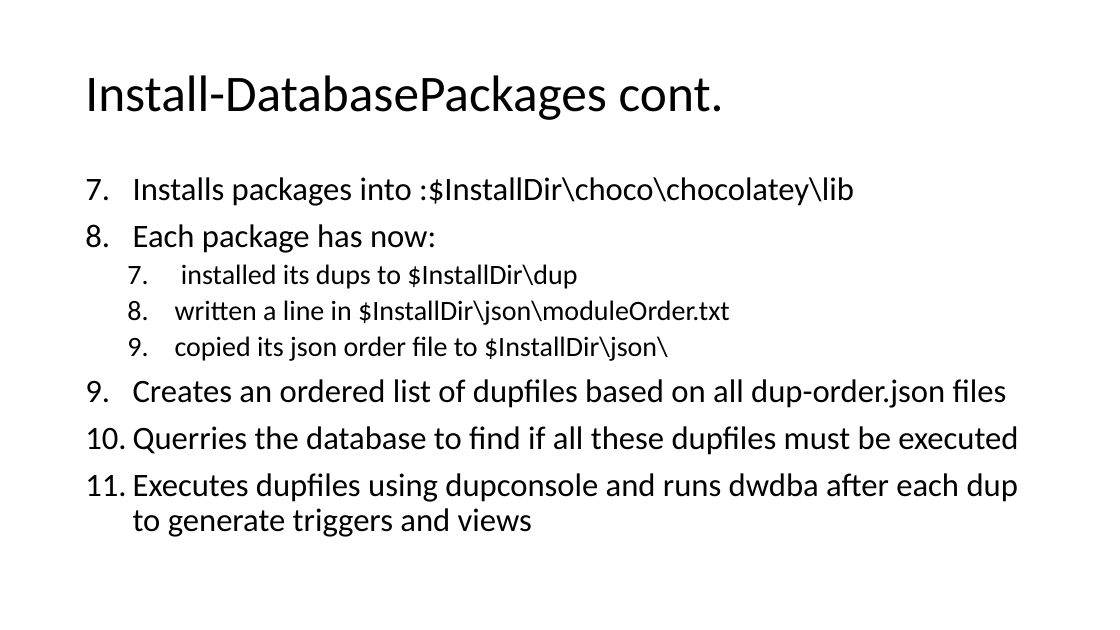
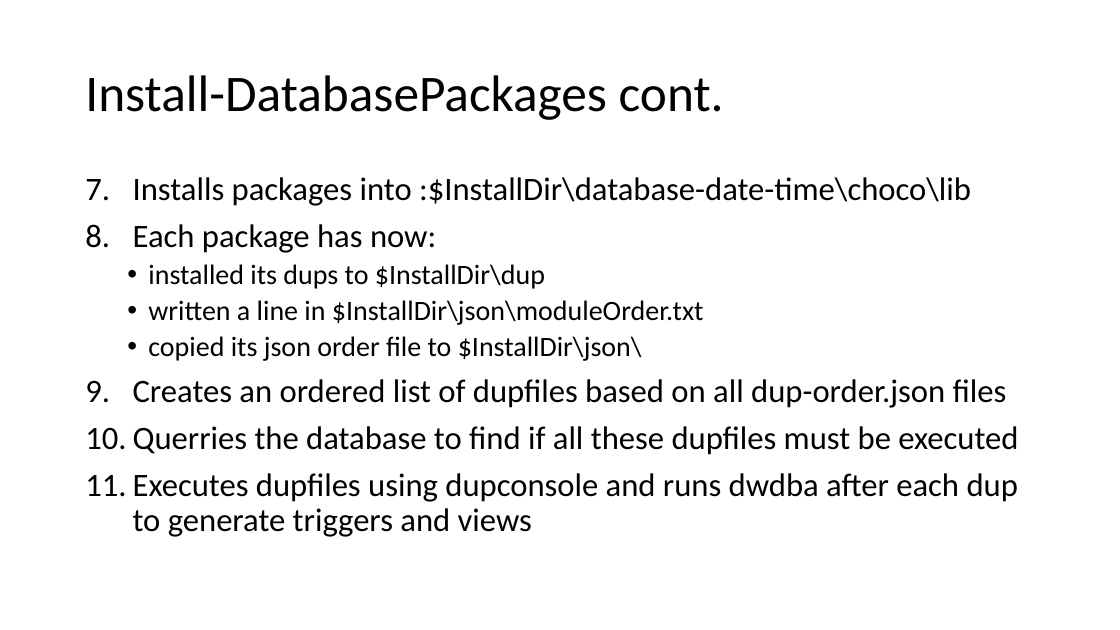
Before and after one commit to DIPSAS/InstallationTech, a slide deck: slide 47 of docs/InstallationCourse.pptx. Drawn at 1120x630 pixels with LibreOffice and Linux fonts; fonts in the diff are those of the drawing. Boxes give left, top, right and bottom in pixels: in the first picture for what was removed or moved away, otherwise in the second. Text is boxed around its words. In the diff, an @@ line names an element or a change of style, - is before the commit and + after.

Commit message:
Added slides about database

```diff
--- a/docs/InstallationCourse.pptx
+++ b/docs/InstallationCourse.pptx
@@ text at (x1=133, y1=177, x2=971, y2=206): text changed @@
-7. Installs packages into :$InstallDir\choco\chocolatey\lib
+7. Installs packages into :$InstallDir\database-date-time\choco\lib
@@ text at (x1=148, y1=264, x2=704, y2=361): bullet 1. to • @@
```
Also in this commit, not shown: 5 other slides changed, 6 slides added.
